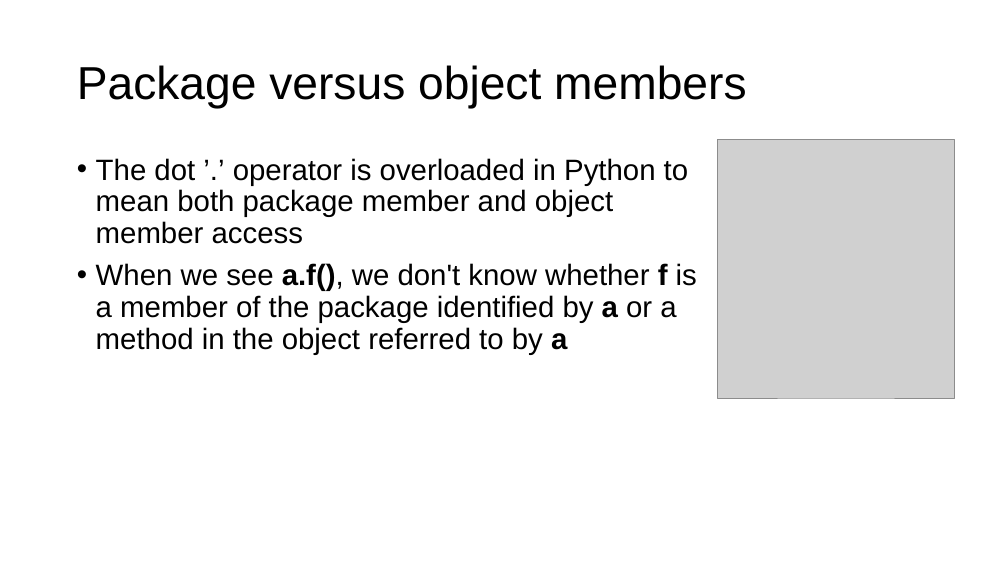
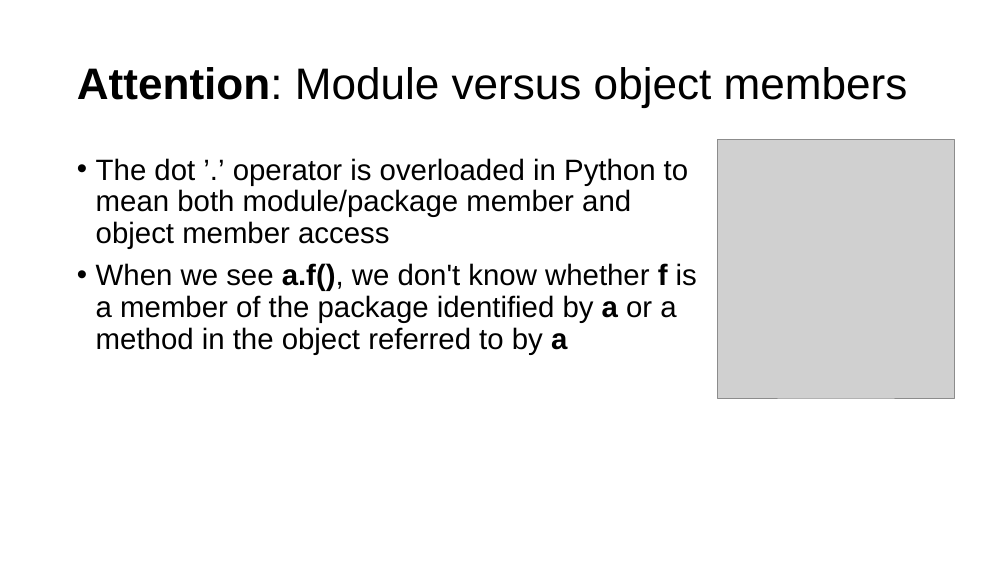
Before and after one commit to parrt/msds501, a slide deck: slide 5 of slides/OO.pptx. Drawn at 1008x567 pixels with LibreOffice and Linux fonts; fonts in the diff are those of the drawing; grey boxes stand for pictures; background and template pictures are left out. Boxes give left, top, right and bottom in pixels: in the first picture for what was removed or moved away, otherwise in the second. Text is boxed around its words. In the diff, an @@ line names an element or a change of style, - is before the commit and + after.

```diff
--- a/slides/OO.pptx
+++ b/slides/OO.pptx
@@ title at [77,67,908,107]: text changed; size 44 to 42 pt @@
-Package versus object members
+Attention: Module versus object members
@@ text at [96,158,688,249]: text changed @@
-• The dot ’.’ operator is overloaded in Python to mean both package member and object member access
+• The dot ’.’ operator is overloaded in Python to mean both module/package member and object member access
```
Also in this commit, not shown: 7 other slides changed, 14 slides added, 2 other files.
